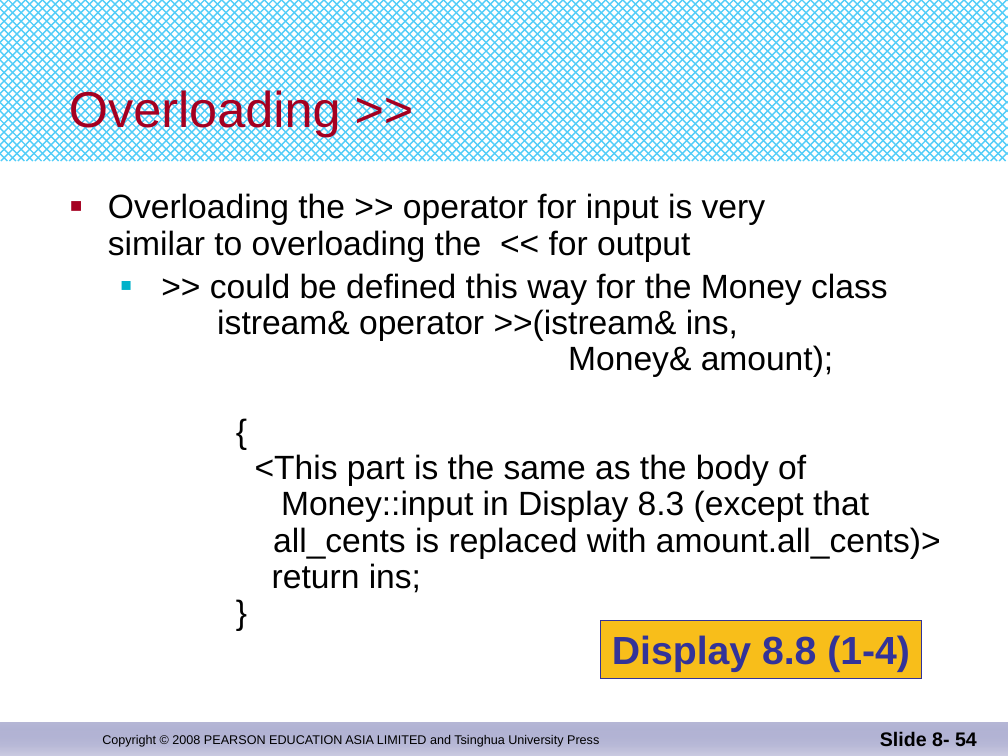
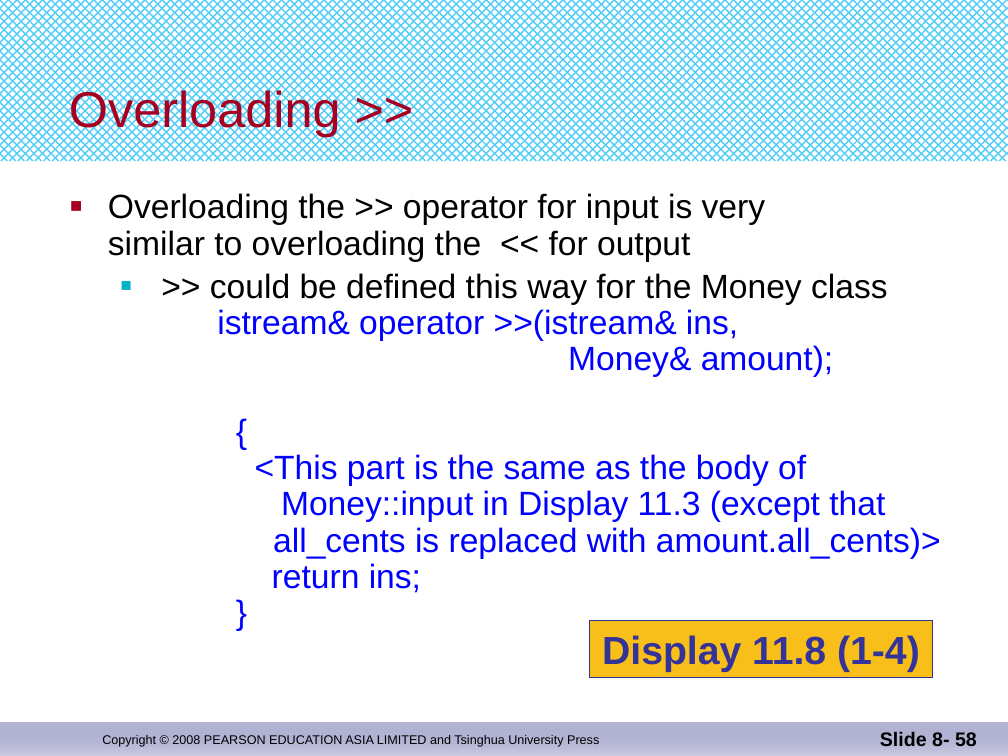
Before and after one commit to djuanbei/CPLUSPLUS, a slide deck: slide 58 of ppt/Chapter 11.pptx (slide 54 before the commit). Drawn at 1008x756 pixels with LibreOffice and Linux fonts; fonts in the diff are those of the drawing. Boxes give left, top, right and bottom in pixels: in the first picture for what was removed or moved away, otherwise in the second. Text is boxed around its words. In the diff, an @@ line names an element or a change of style, - is before the commit and + after.

```diff
--- a/ppt/Chapter 11.pptx
+++ b/ppt/Chapter 11.pptx
@@ text at (210,273,941,593): text changed; text colour #000000 to #0000FF @@
-  ■ >> could be defined this way for the Money class
-    istream& operator >>(istream& ins,
-    Money& amount);
-    {
-    <This part is the same as the body of
-    Money::input in Display 8.3 (except that
-    all_cents is replaced with amount.all_cents)>
-    return ins;
-    }
+  ■ >> could be defined this way for the Money class
+    istream& operator >>(istream& ins,
+    Money& amount);
+    {
+    <This part is the same as the body of
+    Money::input in Display 11.3 (except that
+    all_cents is replaced with amount.all_cents)>
+    return ins;
+    }
@@ rectangle "Display 11.8 (1-4)": place and size @@
-rectangle "Display 11.8 (1-4)" at (601,620,921,678)
+rectangle "Display 11.8 (1-4)" at (590,620,932,677)
@@ text in rectangle at (602,635,920,672): text changed @@
-Display 8.8 (1-4)
+Display 11.8 (1-4)
@@ page number at (880,731,977,746): text changed @@
-Slide 8- 54
+Slide 8- 58
```
Also in this commit, not shown: 41 other slides changed, 5 slides added, 1 slide removed, 1 other file.
